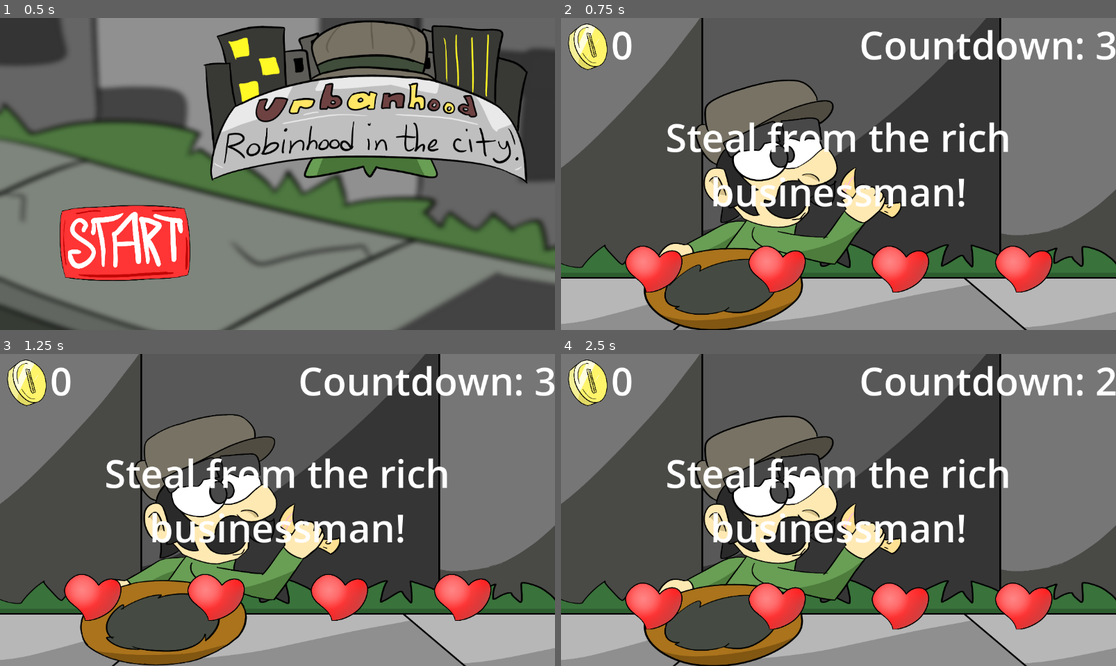
Above: before the commit, frames 1-4 (two rows, left to right).
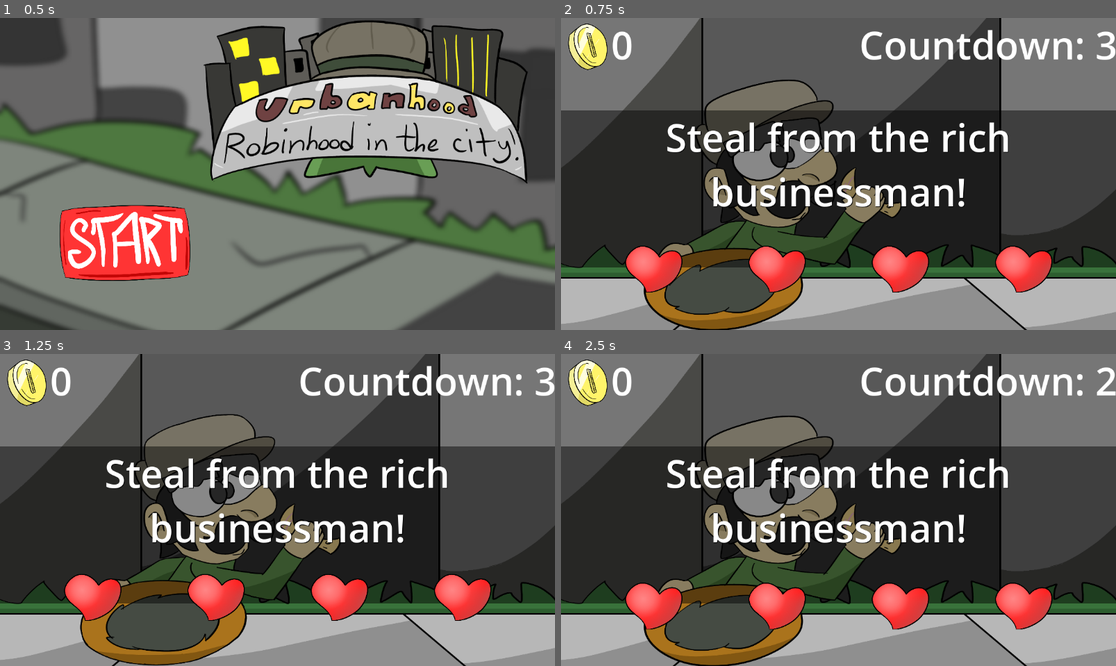
Above: after the commit, the same moments.

Repository: Eevee-17/Hackathon-Game
Game: Godot game, scene res://game_scenes/main.tscn
Two runs of this game, one before a commit and one after it. Both use one fixed random seed, a clock stepped at 60 frames per second and the inputs below.
Inputs (mouse positions are in pixels of both pictures, inside the frame that each line leads up to):
- Up to frame 1 (0.5 s): no input
- Up to frame 2 (0.75 s): click (688, 242) at 0.5 s
- Up to frame 3 (1.25 s): no input
- Up to frame 4 (2.5 s): tap Enter (ui_accept) at 1.25, 1.52, 2.27 s; hold Right (arrow_right) from 1.28 s (still down); tap Space (space) at 1.35, 2.1 s

Frame 1 is identical in both runs. In frame 2, 42% of the frame differs, in the area x 0-100%, y 29-80%; in frame 3, 41%; in frame 4, 42%.

Commit message:
Added the hand out money minigame

Diff:
--- a/scripts/main/main.gd
+++ b/scripts/main/main.gd
@@ -35,13 +35,26 @@
 
 		$InBetween/MoneyDisplay/MoneyAmount.text = str(money)
 
-		$InBetween/Label.text = "Steal from the rich businessman!"
+		var selected_game = randi_range(0,1)
+		if selected_game == 0:
+			if money < 3:
+				selected_game = 1
+			else:
+				$InBetween/Label.text = "Give to the homeless!"
 
-		for num in range(3):
-			$InBetween/Countdown.text = "Countdown: " + str(3 - num)
-			await get_tree().create_timer(1.0).timeout
+				for num in range(3):
+					$InBetween/Countdown.text = "Countdown: " + str(3 - num)
+					await get_tree().create_timer(1.0).timeout
 
-		$Game.start_game($MainControl.game1_scene, 0)
+				$Game.start_game($MainControl.hand_it_out, 0)
+		if selected_game == 1:
+			$InBetween/Label.text = "Steal from the rich businessman!"
+
+			for num in range(3):
+				$InBetween/Countdown.text = "Countdown: " + str(3 - num)
+				await get_tree().create_timer(1.0).timeout
+
+			$Game.start_game($MainControl.game1_scene, 0)
 
 		$InBetween.hide()
 	else:
--- a/shaders/InBetween/in_between.tscn
+++ b/shaders/InBetween/in_between.tscn
@@ -33,10 +33,18 @@
 sprite_frames = SubResource("SpriteFrames_rthyf")
 autoplay = "default"
 
+[node name="TextBackground" type="ColorRect" parent="."]
+offset_top = 192.0
+offset_right = 1168.0
+offset_bottom = 518.0
+color = Color(0, 0, 0, 0.466667)
+
 [node name="Label" type="Label" parent="."]
 offset_top = 192.0
 offset_right = 1152.0
 offset_bottom = 512.0
+theme_override_colors/font_shadow_color = Color(0, 0, 0, 1)
+theme_override_colors/font_outline_color = Color(0, 0, 0, 1)
 theme_override_font_sizes/font_size = 80
 horizontal_alignment = 1
 autowrap_mode = 2
